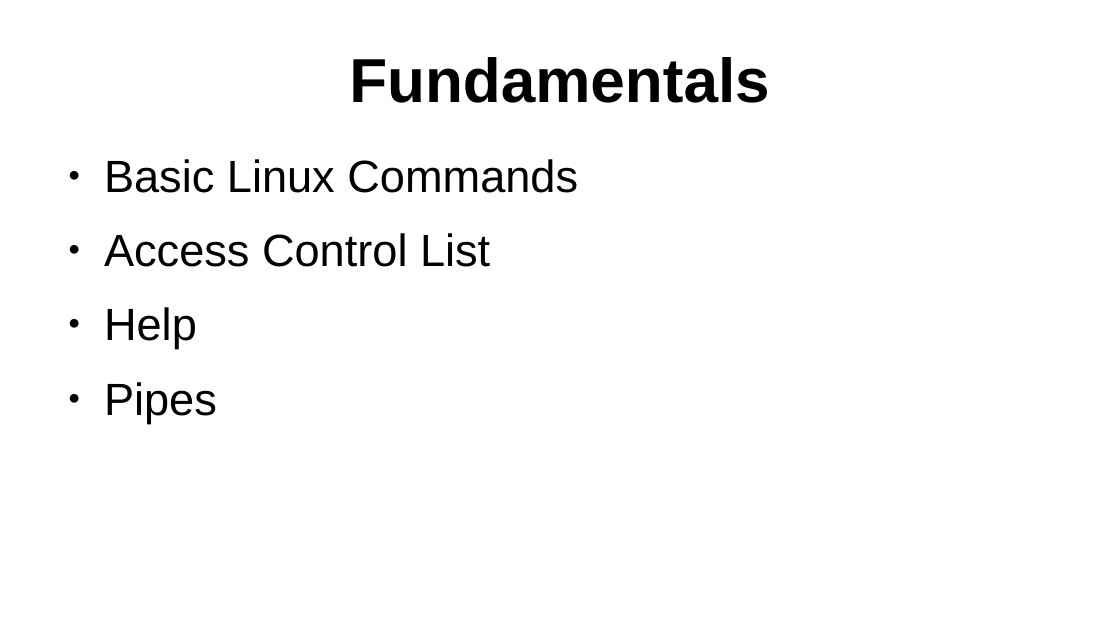
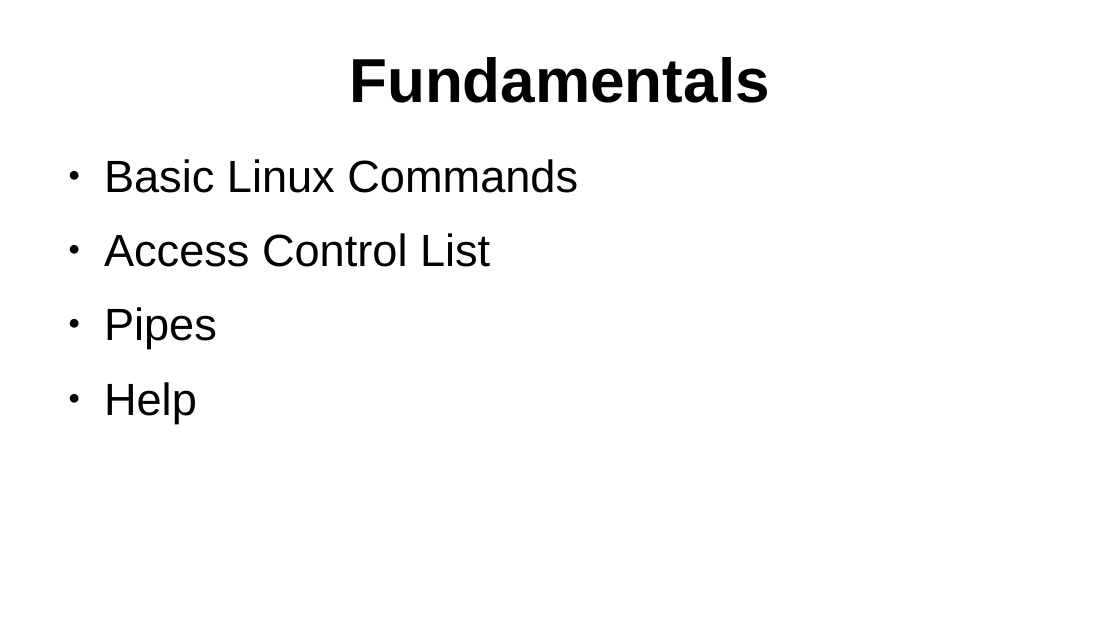
Before and after one commit to devopsdelivery/yoda, a slide deck: slide 21 of linuxExercisesv0.1.odp. Drawn at 1120x630 pixels with LibreOffice and Linux fonts; fonts in the diff are those of the drawing. Boxes give left, top, right and bottom in pixels: in the first picture for what was removed or moved away, otherwise in the second. Text is boxed around its words. In the diff, an @@ line names an element or a change of style, - is before the commit and + after.

```diff
--- a/linuxExercisesv0.1.odp
+++ b/linuxExercisesv0.1.odp
@@ text at [104,307,217,349]: paragraph added @@
+● Pipes
@@ text at [104,382,217,423]: paragraph removed @@
-● Pipes
```
Also in this commit, not shown: 7 slides added, 2 slides removed, 2 other files.
